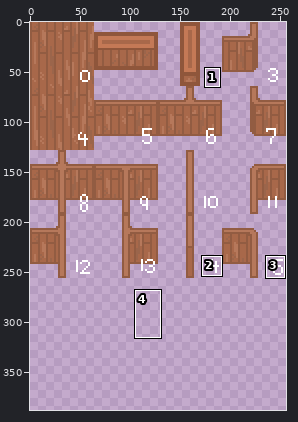
Pixel-art file: src/images/structure.aseprite. The picture above shows the old version from afar; the outline marks the close-up.
Close-up. Before:
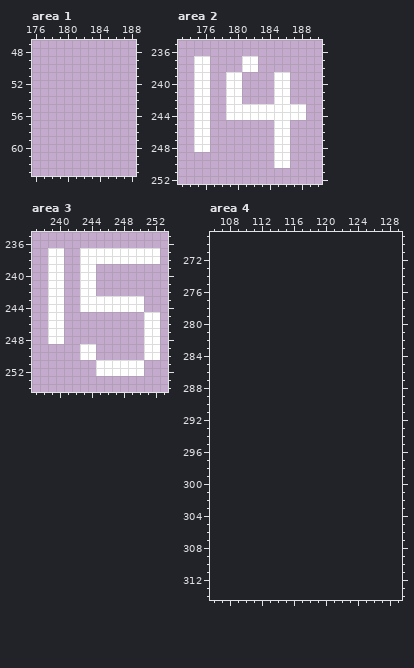
256x256 pixels, 1 frame. Colours within 5 levels of each other are drawn and written as one. Shown: area 1: x 176..188, y 47..63; area 2: x 173..190, y 235..252; area 3: x 237..253, y 235..254; area 4: x 106..129, y 269..314. The old version is drawn lined up with the new one, on the new canvas. The wide view leaves out empty margins. The commit also changed other parts of the picture, which this record leaves out.
After:
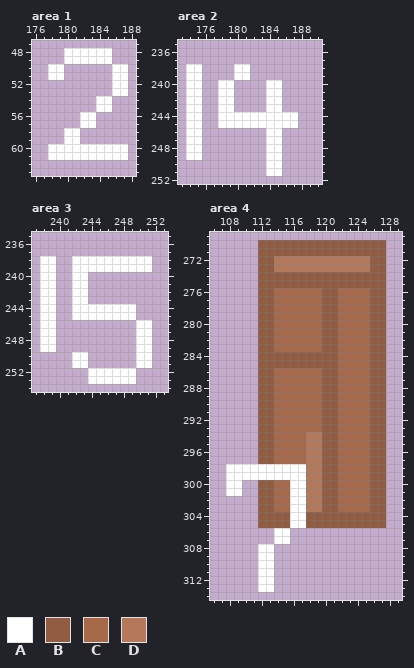
Palette (. is transparent): A #ffffff  B #925c42  C #a8684a  D #b6785b
Difference:
canvas 256x256 -> 256x512
Area 1:
Colour A is added in rows 48 to 49 at x 180 to 185; in rows 50 to 51 at x 178 to 179 and 186 to 187; in rows 52 to 53 at x 186 to 187; in rows 54 to 55 at x 184 to 185; in rows 56 to 57 at x 182 to 183; in rows 58 to 59 at x 180 to 181.
Colour A is added in rows 60 to 61 at x 178 to 187.
Area 2:
Colour A is added in row 238 at x 174 and 180; in row 239 at x 174 and 181; in rows 240 to 242 at x 174, 178 and 184; in rows 243 to 244 at x 174 and 178; in row 245 at x 174, 178 to 184 and 187; in rows 246 to 248 at x 174 and 184.
Colour A is added in row 249 at x 174 to 175 and 184; in row 250 at x 184; in row 251 at x 184 to 185.
The author cleared colour A in row 237 at x 175 to 176 and 181 to 182; in row 238 at x 176 and 182; in row 239 at x 176, 179 and 185 to 186; in rows 240 to 242 at x 176, 180 and 186; in row 243 at x 176, 180 to 183 and 186 to 188; in row 244 at x 176 and 188.
The author cleared colour A in row 245 at x 176; in rows 246 to 248 at x 176 and 186; in rows 249 to 250 at x 186.
Area 3:
Colour A is added in row 238 at x 238 and 242; in row 239 at x 238, 242 and 245 to 251; in rows 240 to 244 at x 238 and 242; in row 245 at x 238 and 242 to 249; in rows 246 to 248 at x 238 and 250; in row 249 at x 238 to 239 and 250.
Colour A is added in row 250 at x 242 and 250; in row 251 at x 242 to 243 and 251; in row 252 at x 244; in row 253 at x 244 to 249.
The author cleared colour A in row 237 at x 239 to 240 and 243 to 252; in row 238 at x 240 and 252; in row 239 at x 240; in rows 240 to 242 at x 240 and 244; in row 243 at x 240 and 244 to 250; in row 244 at x 240 and 250.
The author cleared colour A in row 245 at x 240 and 251 to 252; in rows 246 to 248 at x 240 and 252; in row 249 at x 243 to 244 and 252; in row 250 at x 244 and 252; in row 251 at x 245 to 249; in row 252 at x 250.
Area 4:
Colour A is added in rows 298 to 299 at x 108 to 117; in rows 300 to 301 at x 108 to 109 and 116 to 117; in rows 302 to 305 at x 116 to 117; in rows 306 to 307 at x 114 to 115; in rows 308 to 313 at x 112 to 113.
Colour B is added in rows 270 to 271 at x 112 to 127; in rows 272 to 273 at x 112 to 113 and 126 to 127; in rows 274 to 275 at x 112 to 127; in rows 276 to 283 at x 112 to 113, 120 to 121 and 126 to 127; in rows 284 to 285 at x 112 to 121 and 126 to 127; in rows 286 to 297 at x 112 to 113, 120 to 121 and 126 to 127.
Colour B is added in rows 298 to 299 at x 120 to 121 and 126 to 127; in rows 300 to 303 at x 112 to 113, 120 to 121 and 126 to 127; in rows 304 to 305 at x 112 to 115 and 118 to 127.
Colour C is added in rows 276 to 283 at x 114 to 119 and 122 to 125; in rows 284 to 285 at x 122 to 125; in rows 286 to 293 at x 114 to 119 and 122 to 125; in rows 294 to 297 at x 114 to 117 and 122 to 125; in rows 298 to 299 at x 122 to 125; in rows 300 to 303 at x 114 to 115 and 122 to 125.
Colour D is added in rows 272 to 273 at x 114 to 125; in rows 294 to 303 at x 118 to 119.
Boxes around the changes in both close-ups, in picture pixels (x1, y1, x2, y2):
added: (48, 48, 128, 160)
changed: (186, 56, 306, 176)
changed: (40, 248, 160, 384)
added: (226, 240, 386, 592)
